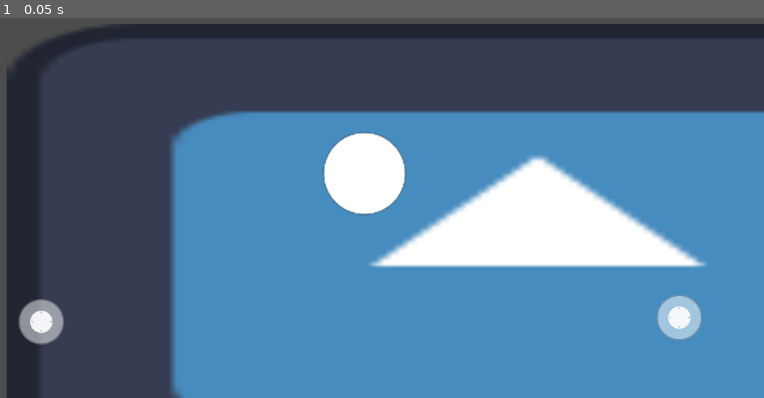
Above: before the commit, frame 1.
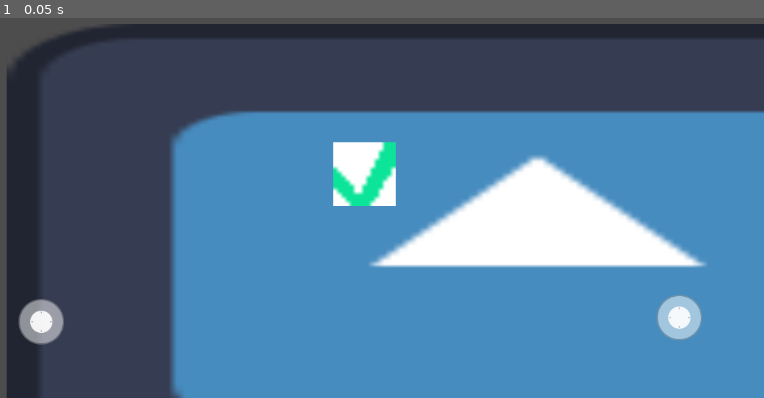
Above: after the commit, the same moment.

Repository: VinuVicho/ProjectM
Game: Godot game, scene res://scenes/game/game_service.tscn
Same seed, same stepped clock (60 frames per second), same inputs: the game is played once before the commit and once after it. The engine's default icon, where the game draws it, is replaced by a stand-in: a white triangle on a blue panel in a dark square.
Inputs:
- Up to frame 1 (0.05 s): no input

The runs differ from the first frame. In frame 1, 1.2% of the frame differs, in the area x 42-54%, y 30-52%.

Commit message:
сheckmark basecharacter
добавив спрайт головному персонажу

Diff:
--- a/scenes/game/characters/base_character.tscn
+++ b/scenes/game/characters/base_character.tscn
@@ -1,18 +1,10 @@
-[gd_scene load_steps=5 format=3 uid="uid://c1dxf7wvmb5tu"]
+[gd_scene load_steps=4 format=3 uid="uid://c1dxf7wvmb5tu"]
 
 [ext_resource type="Script" path="res://scenes/game/characters/base_character.gd" id="1_82ei7"]
+[ext_resource type="Texture2D" uid="uid://slld2v4yrac0" path="res://assets/ui/checkmark.png" id="2_b2rlr"]
 
 [sub_resource type="CircleShape2D" id="CircleShape2D_2i4ia"]
 radius = 64.0
-
-[sub_resource type="Gradient" id="Gradient_bsdm3"]
-offsets = PackedFloat32Array(0.655844, 0.668831)
-colors = PackedColorArray(1, 1, 1, 1, 0, 0, 0, 0)
-
-[sub_resource type="GradientTexture2D" id="GradientTexture2D_w08gs"]
-gradient = SubResource("Gradient_bsdm3")
-fill = 1
-fill_from = Vector2(0.5, 0.5)
 
 [node name="BaseCharacter" type="CharacterBody2D"]
 script = ExtResource("1_82ei7")
@@ -23,6 +15,6 @@
 shape = SubResource("CircleShape2D_2i4ia")
 
 [node name="Sprite2D" type="Sprite2D" parent="."]
-position = Vector2(0, -1.90735e-06)
-scale = Vector2(2, 2)
-texture = SubResource("GradientTexture2D_w08gs")
+position = Vector2(0, 1)
+scale = Vector2(6, 6.13333)
+texture = ExtResource("2_b2rlr")
Binary file added: assets/ui/checkmark.png
Not shown, added: assets/ui/checkmark.png.import
